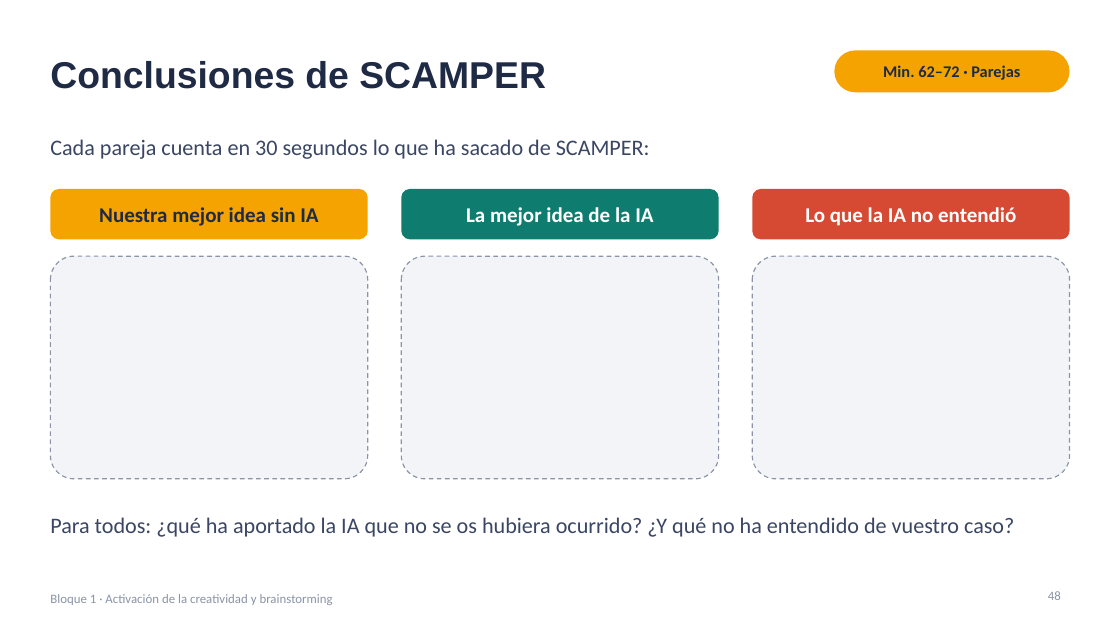
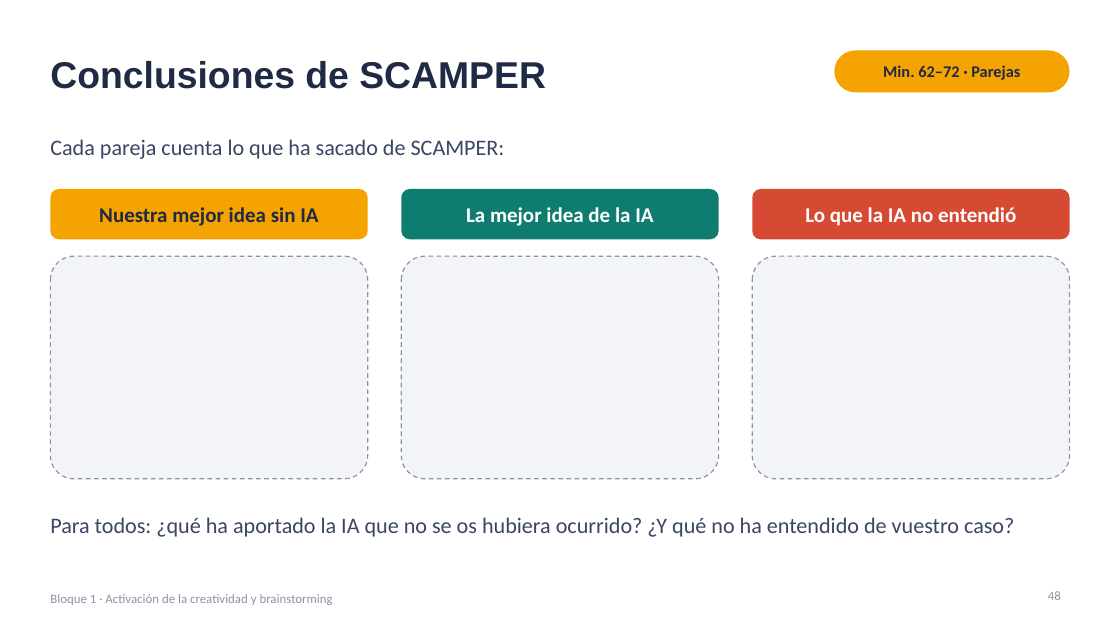
Before and after one commit to jjnieto/creatividad-ofimatica-ia, a slide deck: slide 48 of diapositivas/Curso.pptx. Drawn at 1120x630 pixels with LibreOffice and Linux fonts; fonts in the diff are those of the drawing. Boxes give left, top, right and bottom in pixels: in the first picture for what was removed or moved away, otherwise in the second. Text is boxed around its words. In the diff, an @@ line names an element or a change of style, - is before the commit and + after.

```diff
--- a/diapositivas/Curso.pptx
+++ b/diapositivas/Curso.pptx
@@ text at (50, 139, 505, 159): text changed @@
-Cada pareja cuenta en 30 segundos lo que ha sacado de SCAMPER:
+Cada pareja cuenta lo que ha sacado de SCAMPER:
```
Also in this commit, not shown: 3 other slides changed, 1 slide added, 1 slide removed, 3 other files.
